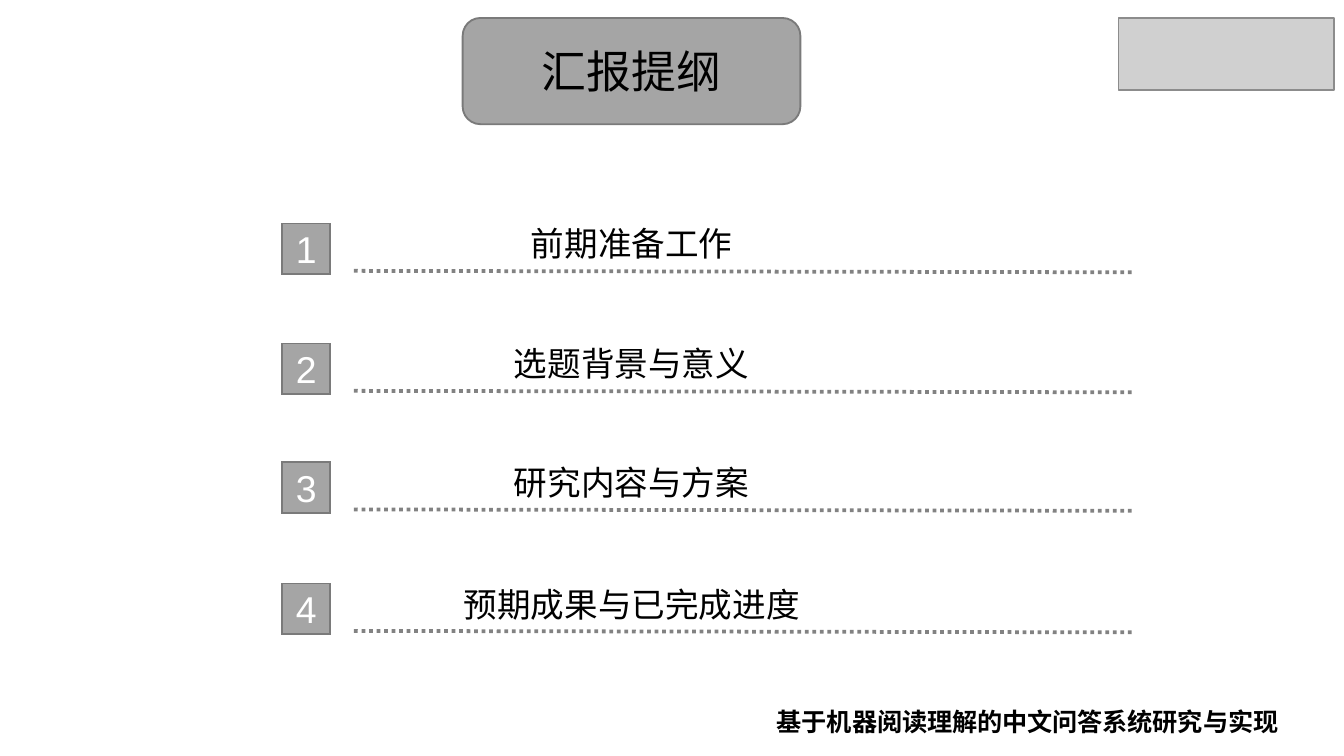
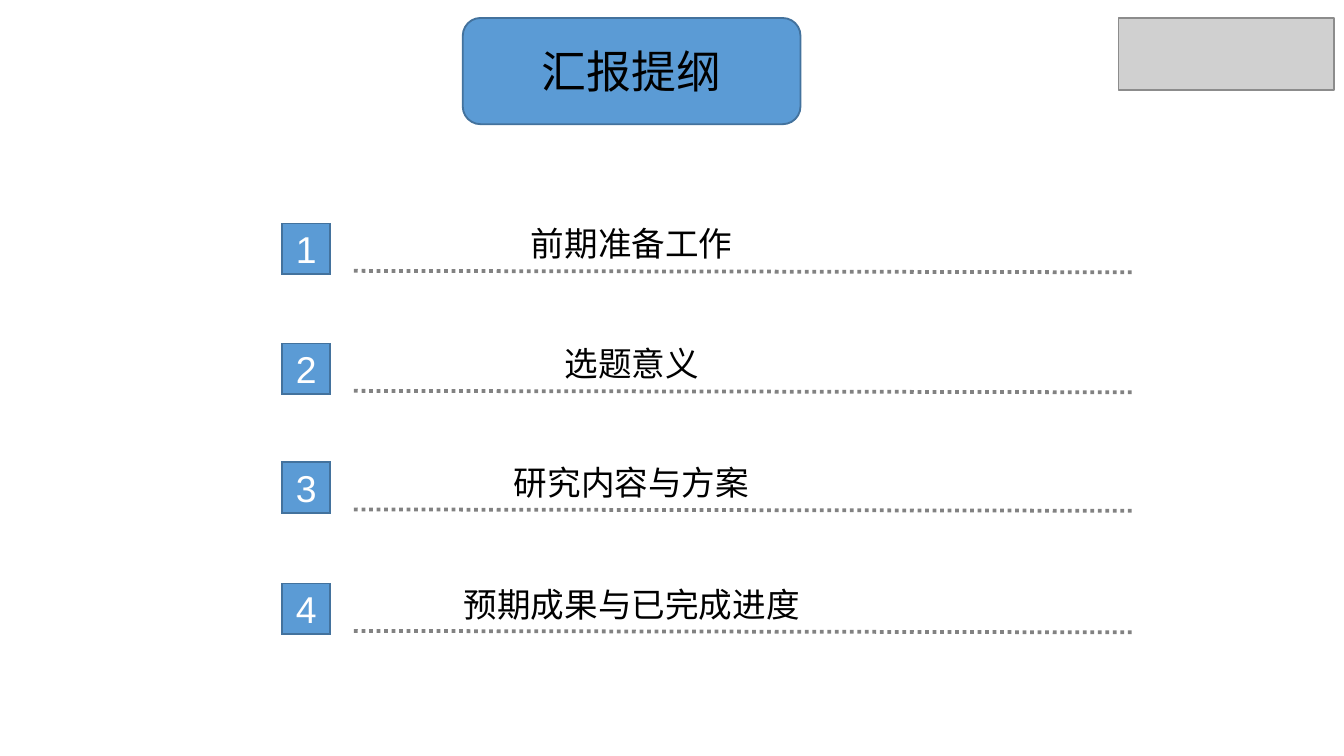
Before and after one commit to xhsun1997/ChineseMRC, a slide deck: slide 2 of 孙相会.pptx. Drawn at 1344x756 pixels with LibreOffice and Linux fonts; fonts in the diff are those of the drawing; grey boxes stand for pictures. Boxes give left, top, right and bottom in pixels: in the first picture for what was removed or moved away, otherwise in the second. Text is boxed around its words. In the diff, an @@ line names an element or a change of style, - is before the commit and + after.

```diff
--- a/孙相会.pptx
+++ b/孙相会.pptx
@@ text at (564,347,698,379): text changed @@
-选题背景与意义
+选题意义
@@ fill #A5A5A5 to #5B9BD5; outline #7A7A7A 1 pt to #43739E 1 pt in 5 elements at (462,17,800,124), (282,223,331,274), (282,344,331,395), (282,462,331,513), (282,583,331,634) @@
@@ text removed at (777,709,1278,734) @@
-基于机器阅读理解的中文问答系统研究与实现
```
Also in this commit, not shown: 9 other slides changed, 2 slides added, 3 slides removed, 5 other files.
